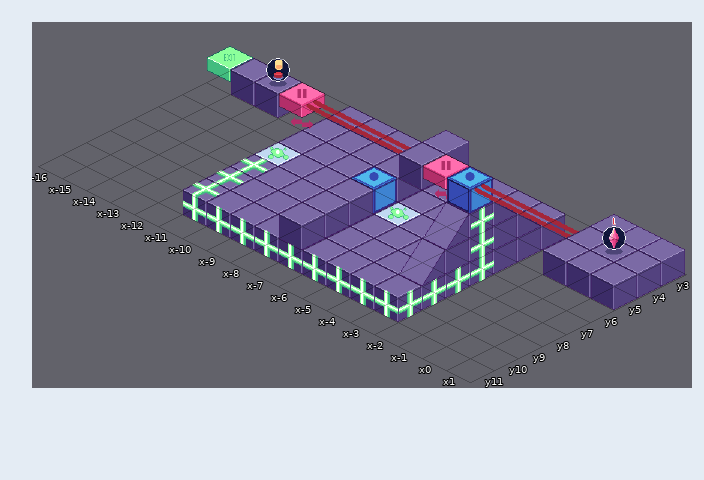
An edit to a level. Tiled map, Design/QhipanTiled/Habitacion B.tmx. The picture above was drawn from the file before the commit.
Cells are 64x32 px. Isometric: x runs down to the right, y down to the left. Shown: x -16..1, y 3..11.
After:
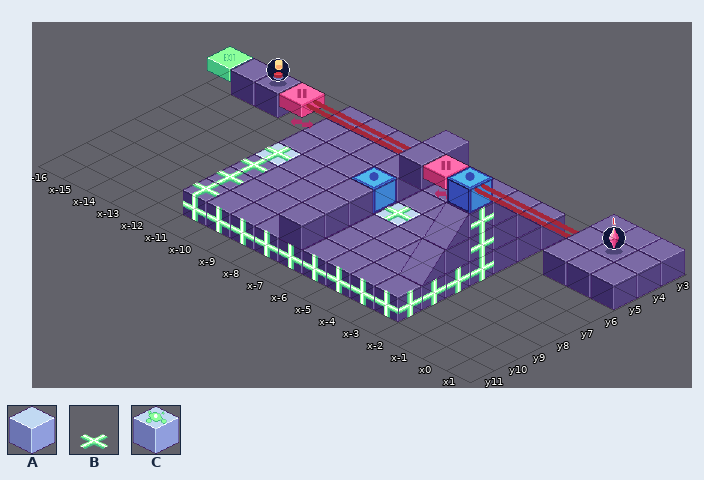
Key: from "Tileset1": A 0 "ProSticker", B 23 "Cable", C 55 "Switch Start".
_ is an empty cell.
Change:
Layer "P0":
Tile C becomes tile A in row 7 at x -11 and -6.
Layer "P1":
The author put tile B in row 6 at x -12 and -7.
Boxes around the changes in both pictures, in picture pixels (x1, y1, x2, y2):
changed: (264, 146, 292, 161)
changed: (384, 206, 412, 221)
